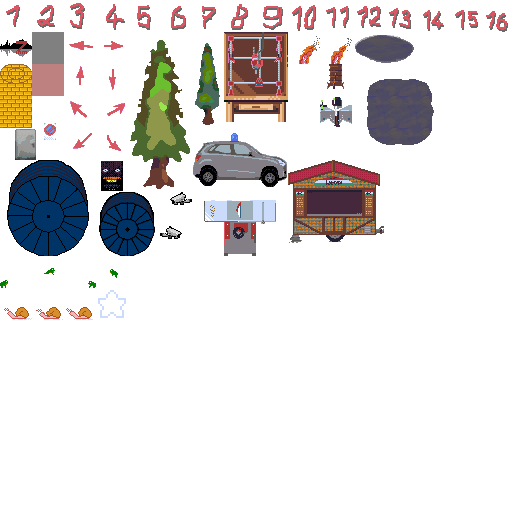
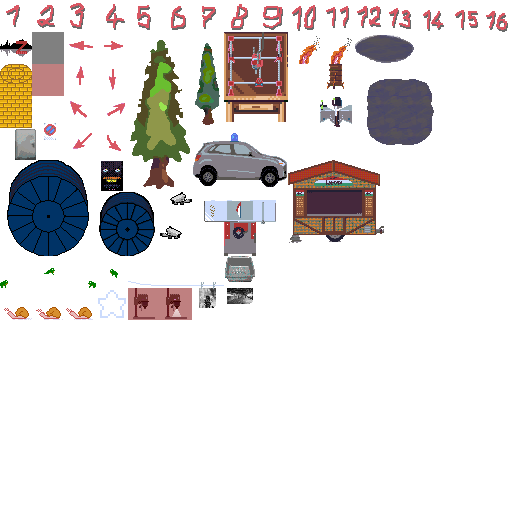
Revision of a layered 512 x 512 image; what changed, layer by layer:
pixels changed over box(128, 256, 255, 320) (layer not identified)
